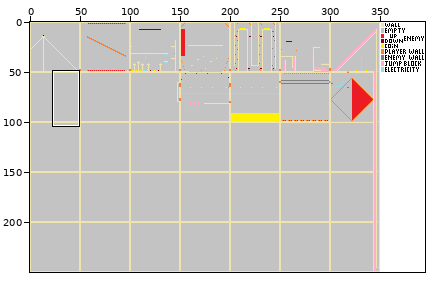
Sprite sheet, stored at src/Map.png. Above: a wide view before the commit, with the close-up outlined.
Close-up. As it was:
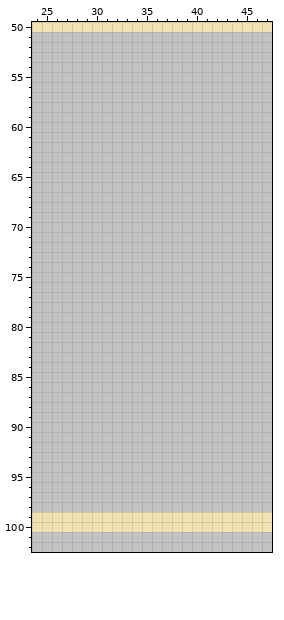
The file is 395x250 pixels. Shown: x 24..47, y 50..102. The commit also changed other parts of the picture, which this record leaves out.
New version:
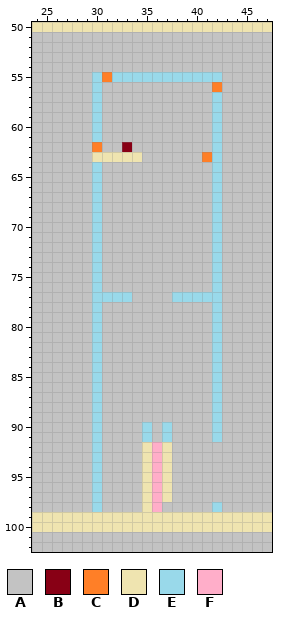
Palette (. is transparent): A #c3c3c3  B #880015  C #ff7f27  D #efe4b0  E #99d9ea  F #ffaec9
The edit:
@@ x 24..47 @@
  54 AAAAAAAAAAAAAAAAAAAAAAAA
- 55 AAAAAAAAAAAAAAAAAAAAAAAA
- 56 AAAAAAAAAAAAAAAAAAAAAAAA
- 57 AAAAAAAAAAAAAAAAAAAAAAAA
- 58 AAAAAAAAAAAAAAAAAAAAAAAA
- 59 AAAAAAAAAAAAAAAAAAAAAAAA
- 60 AAAAAAAAAAAAAAAAAAAAAAAA
- 61 AAAAAAAAAAAAAAAAAAAAAAAA
- 62 AAAAAAAAAAAAAAAAAAAAAAAA
- 63 AAAAAAAAAAAAAAAAAAAAAAAA
- 64 AAAAAAAAAAAAAAAAAAAAAAAA
- 65 AAAAAAAAAAAAAAAAAAAAAAAA
- 66 AAAAAAAAAAAAAAAAAAAAAAAA
- 67 AAAAAAAAAAAAAAAAAAAAAAAA
- 68 AAAAAAAAAAAAAAAAAAAAAAAA
- 69 AAAAAAAAAAAAAAAAAAAAAAAA
- 70 AAAAAAAAAAAAAAAAAAAAAAAA
- 71 AAAAAAAAAAAAAAAAAAAAAAAA
- 72 AAAAAAAAAAAAAAAAAAAAAAAA
- 73 AAAAAAAAAAAAAAAAAAAAAAAA
- 74 AAAAAAAAAAAAAAAAAAAAAAAA
- 75 AAAAAAAAAAAAAAAAAAAAAAAA
- 76 AAAAAAAAAAAAAAAAAAAAAAAA
- 77 AAAAAAAAAAAAAAAAAAAAAAAA
- 78 AAAAAAAAAAAAAAAAAAAAAAAA
- 79 AAAAAAAAAAAAAAAAAAAAAAAA
- 80 AAAAAAAAAAAAAAAAAAAAAAAA
- 81 AAAAAAAAAAAAAAAAAAAAAAAA
- 82 AAAAAAAAAAAAAAAAAAAAAAAA
- 83 AAAAAAAAAAAAAAAAAAAAAAAA
- 84 AAAAAAAAAAAAAAAAAAAAAAAA
- 85 AAAAAAAAAAAAAAAAAAAAAAAA
- 86 AAAAAAAAAAAAAAAAAAAAAAAA
- 87 AAAAAAAAAAAAAAAAAAAAAAAA
- 88 AAAAAAAAAAAAAAAAAAAAAAAA
- 89 AAAAAAAAAAAAAAAAAAAAAAAA
- 90 AAAAAAAAAAAAAAAAAAAAAAAA
- 91 AAAAAAAAAAAAAAAAAAAAAAAA
- 92 AAAAAAAAAAAAAAAAAAAAAAAA
- 93 AAAAAAAAAAAAAAAAAAAAAAAA
- 94 AAAAAAAAAAAAAAAAAAAAAAAA
- 95 AAAAAAAAAAAAAAAAAAAAAAAA
- 96 AAAAAAAAAAAAAAAAAAAAAAAA
- 97 AAAAAAAAAAAAAAAAAAAAAAAA
- 98 AAAAAAAAAAAAAAAAAAAAAAAA
+ 55 AAAAAAECEEEEEEEEEEEAAAAA
+ 56 AAAAAAEAAAAAAAAAAACAAAAA
+ 57 AAAAAAEAAAAAAAAAAAEAAAAA
+ 58 AAAAAAEAAAAAAAAAAAEAAAAA
+ 59 AAAAAAEAAAAAAAAAAAEAAAAA
+ 60 AAAAAAEAAAAAAAAAAAEAAAAA
+ 61 AAAAAAEAAAAAAAAAAAEAAAAA
+ 62 AAAAAACAABAAAAAAAAEAAAAA
+ 63 AAAAAADDDDDAAAAAACEAAAAA
+ 64 AAAAAAEAAAAAAAAAAAEAAAAA
+ 65 AAAAAAEAAAAAAAAAAAEAAAAA
+ 66 AAAAAAEAAAAAAAAAAAEAAAAA
+ 67 AAAAAAEAAAAAAAAAAAEAAAAA
+ 68 AAAAAAEAAAAAAAAAAAEAAAAA
+ 69 AAAAAAEAAAAAAAAAAAEAAAAA
+ 70 AAAAAAEAAAAAAAAAAAEAAAAA
+ 71 AAAAAAEAAAAAAAAAAAEAAAAA
+ 72 AAAAAAEAAAAAAAAAAAEAAAAA
+ 73 AAAAAAEAAAAAAAAAAAEAAAAA
+ 74 AAAAAAEAAAAAAAAAAAEAAAAA
+ 75 AAAAAAEAAAAAAAAAAAEAAAAA
+ 76 AAAAAAEAAAAAAAAAAAEAAAAA
+ 77 AAAAAAEEEEAAAAEEEEEAAAAA
+ 78 AAAAAAEAAAAAAAAAAAEAAAAA
+ 79 AAAAAAEAAAAAAAAAAAEAAAAA
+ 80 AAAAAAEAAAAAAAAAAAEAAAAA
+ 81 AAAAAAEAAAAAAAAAAAEAAAAA
+ 82 AAAAAAEAAAAAAAAAAAEAAAAA
+ 83 AAAAAAEAAAAAAAAAAAEAAAAA
+ 84 AAAAAAEAAAAAAAAAAAEAAAAA
+ 85 AAAAAAEAAAAAAAAAAAEAAAAA
+ 86 AAAAAAEAAAAAAAAAAAEAAAAA
+ 87 AAAAAAEAAAAAAAAAAAEAAAAA
+ 88 AAAAAAEAAAAAAAAAAAEAAAAA
+ 89 AAAAAAEAAAAAAAAAAAEAAAAA
+ 90 AAAAAAEAAAAEAEAAAAEAAAAA
+ 91 AAAAAAEAAAAEAEAAAAEAAAAA
+ 92 AAAAAAEAAAADFDAAAAAAAAAA
+ 93 AAAAAAEAAAADFDAAAAAAAAAA
+ 94 AAAAAAEAAAADFDAAAAAAAAAA
+ 95 AAAAAAEAAAADFDAAAAAAAAAA
+ 96 AAAAAAEAAAADFDAAAAAAAAAA
+ 97 AAAAAAEAAAADFDAAAAAAAAAA
+ 98 AAAAAAEAAAADFAAAAAEAAAAA
  99 DDDDDDDDDDDDDDDDDDDDDDDD
Changed places in both close-ups, as pixel boxes (x1, y1, x2, y2):
changed: (92, 72, 222, 512)
